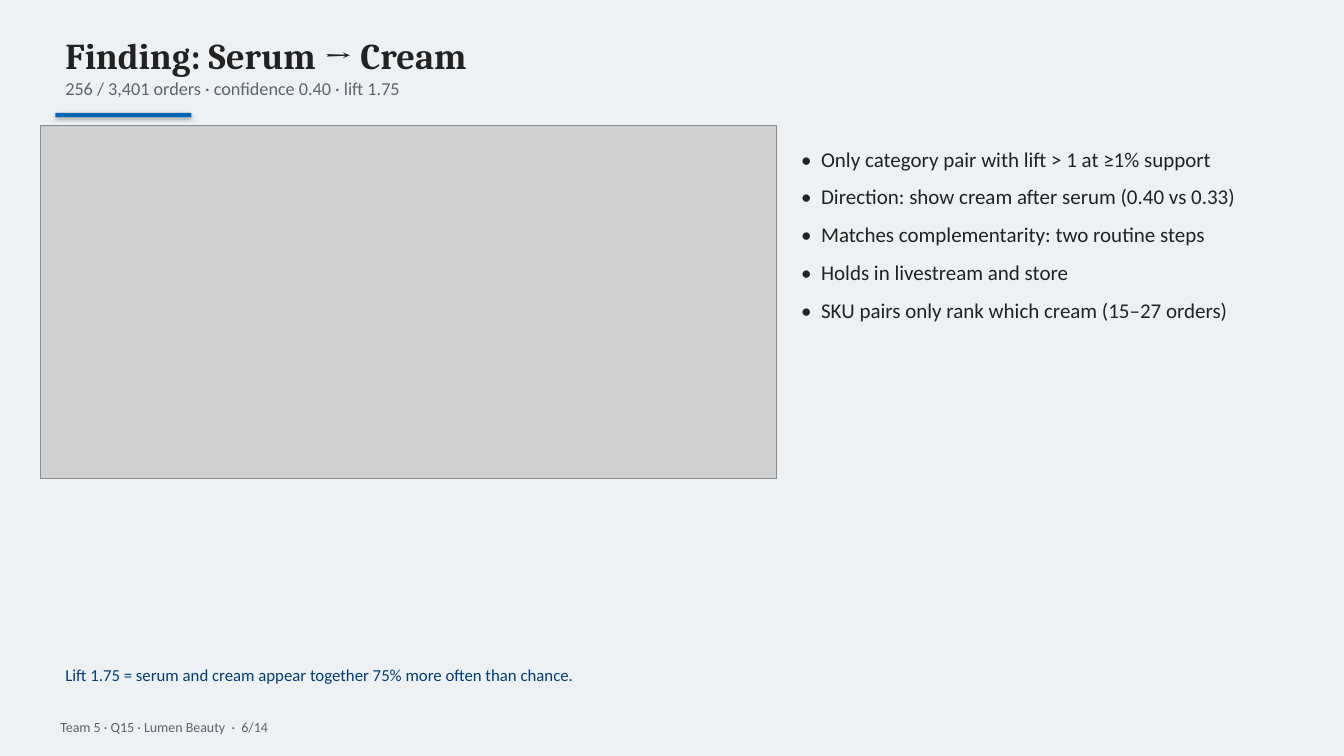
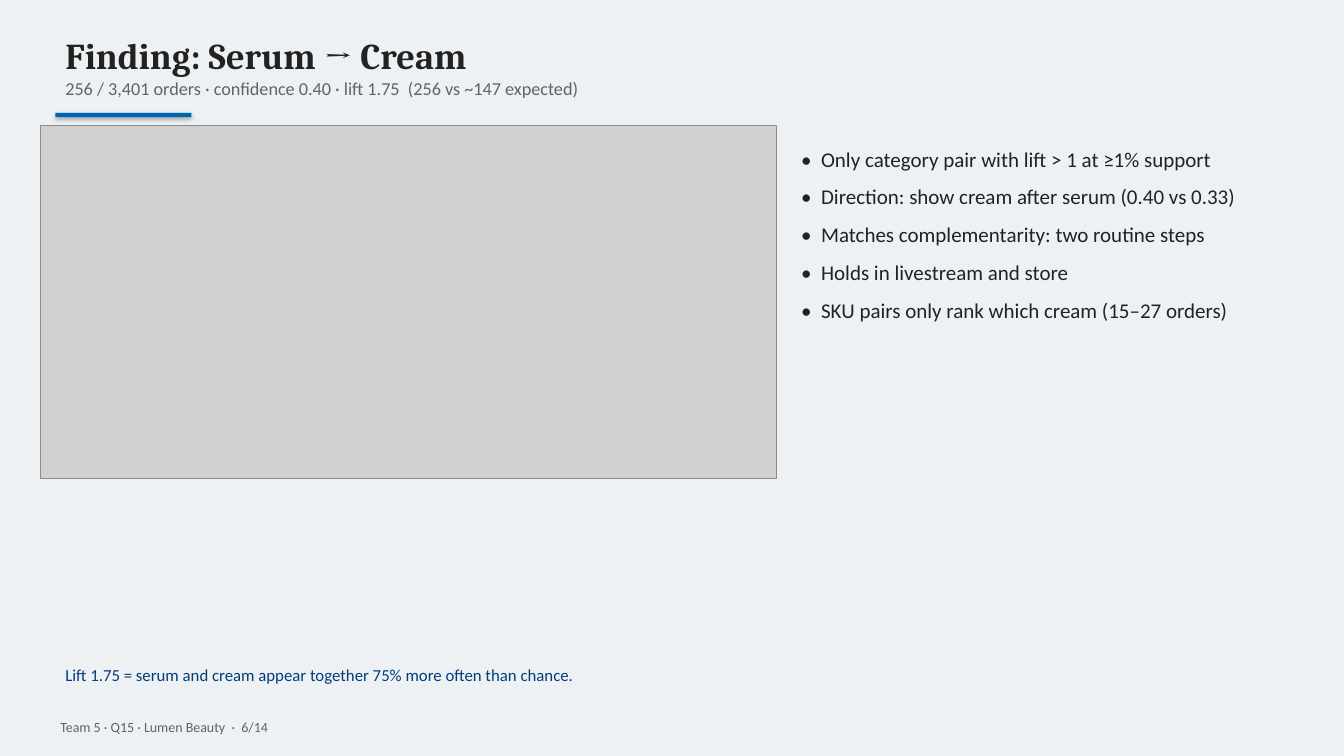
Before and after one commit to N1Rizhka/New-Media-Technology-and-Analytics---Final-Project, a slide deck: slide 6 of deliverables/NMTA_T05_slides.pptx. Drawn at 1344x756 pixels with LibreOffice and Linux fonts; fonts in the diff are those of the drawing; grey boxes stand for pictures. Boxes give left, top, right and bottom in pixels: in the first picture for what was removed or moved away, otherwise in the second. Text is boxed around its words. In the diff, an @@ line names an element or a change of style, - is before the commit and + after.

```diff
--- a/deliverables/NMTA_T05_slides.pptx
+++ b/deliverables/NMTA_T05_slides.pptx
@@ text at box(65, 82, 578, 98): text changed @@
-256 / 3,401 orders · confidence 0.40 · lift 1.75
+256 / 3,401 orders · confidence 0.40 · lift 1.75 (256 vs ~147 expected)
```
Also in this commit, not shown: 2 other slides changed, 12 other files.
